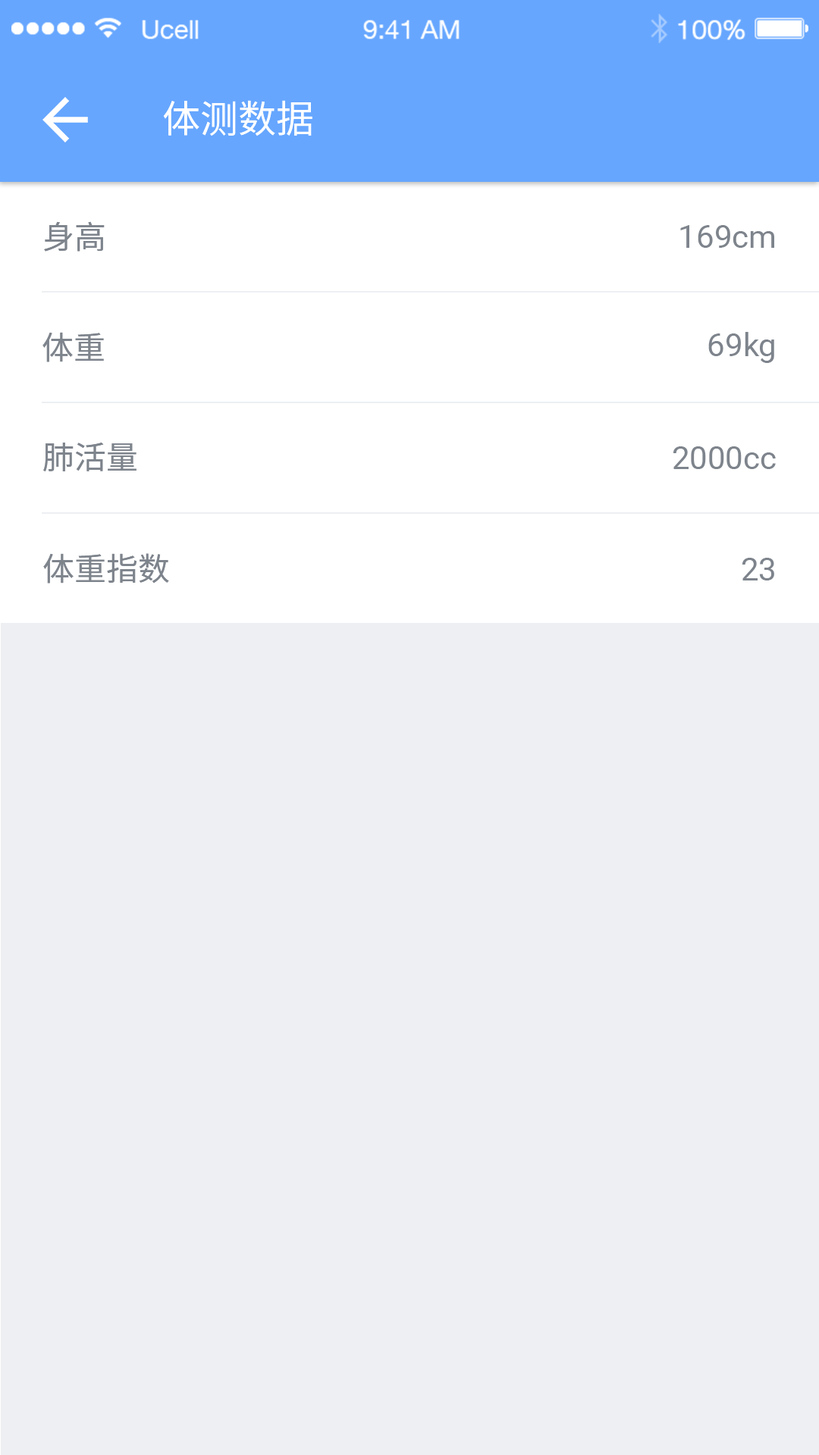
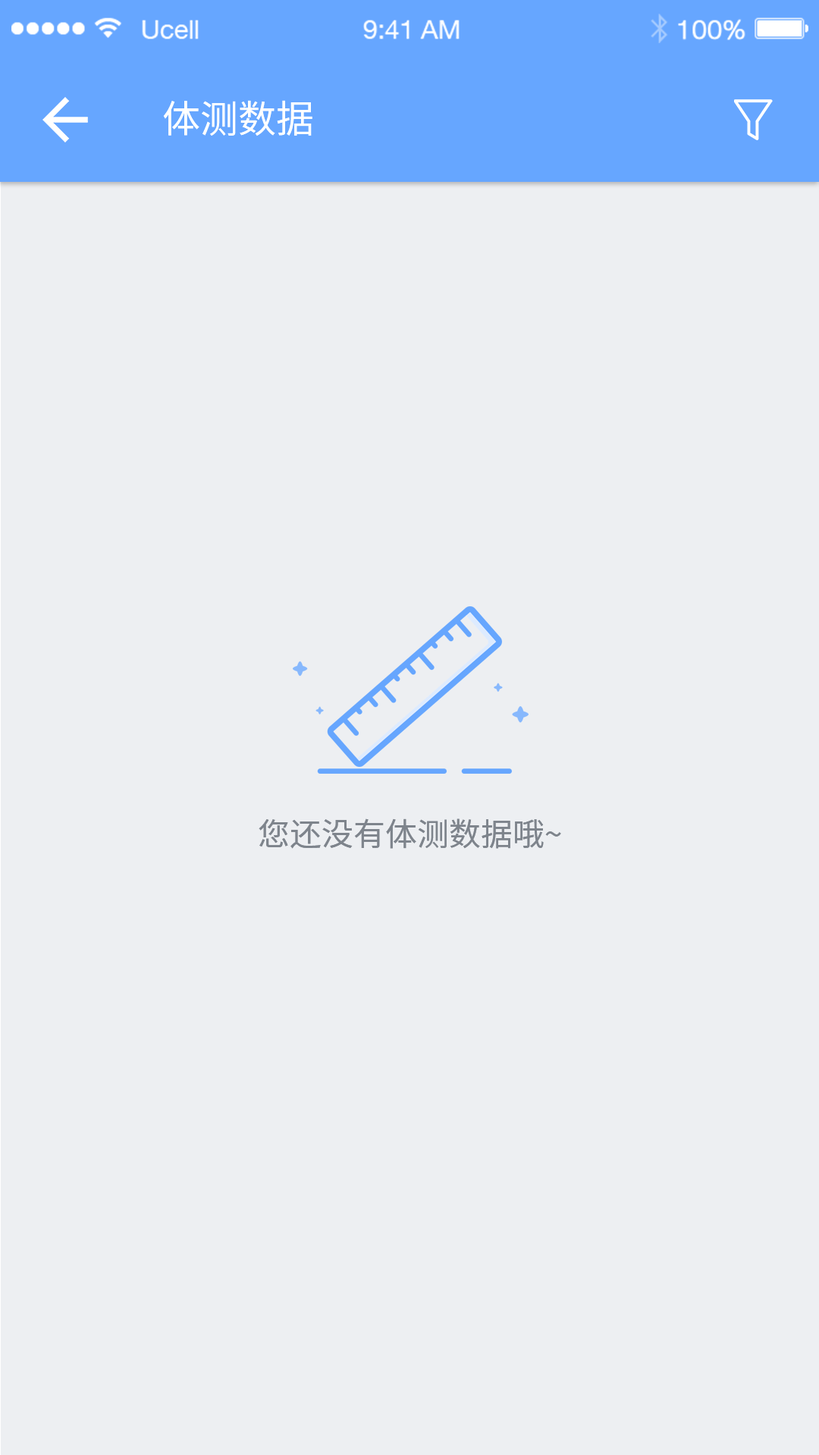
Layered file, before and after one edit (819 x 1455). Changes by layer:
added layer "icon_筛选" in group "Status Bar" over [733, 99, 773, 141]
added group "缺省状态" with 2 layers in group "画板 1" over [258, 606, 561, 849]
added layer "体测 拷贝" in group "缺省状态" over [292, 606, 529, 774]
added layer "您还没有体测数据哦~" in group "缺省状态" over [258, 818, 561, 849]
hid group "版本2" (21 layers) over [0, 181, 819, 624]
